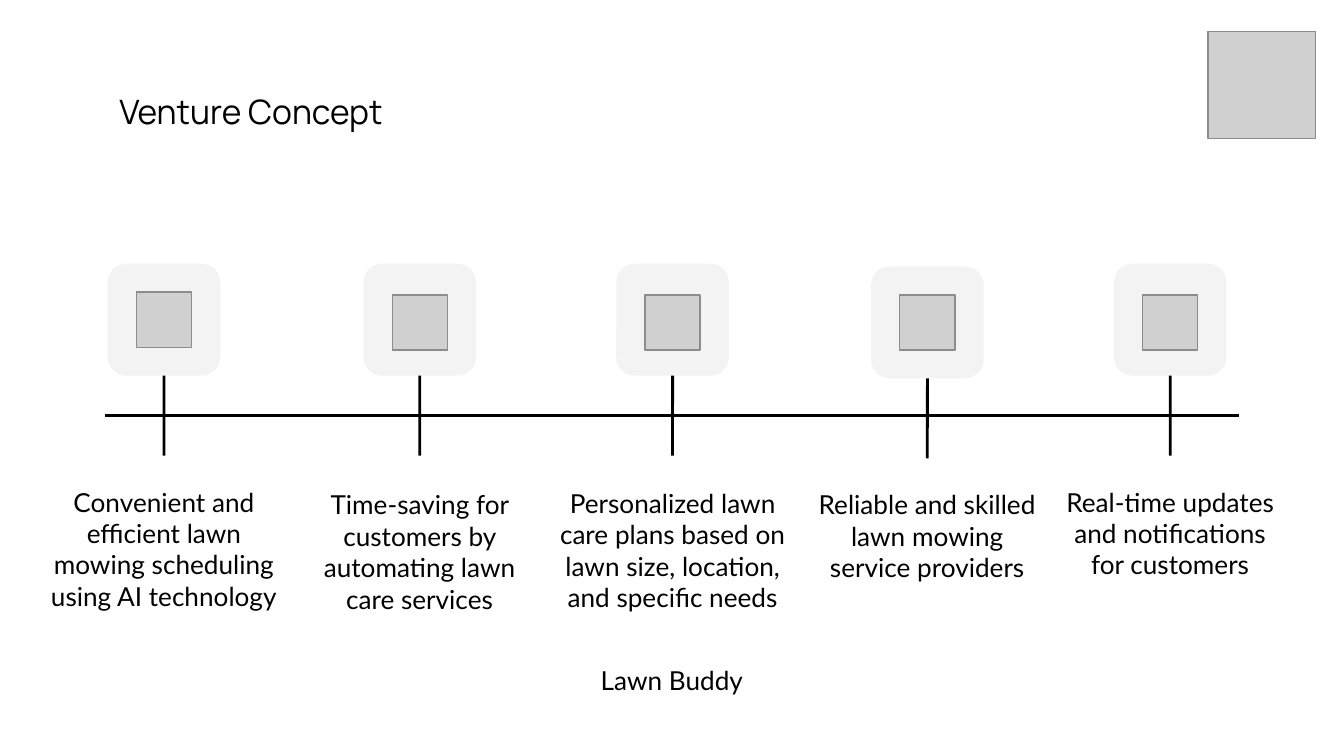
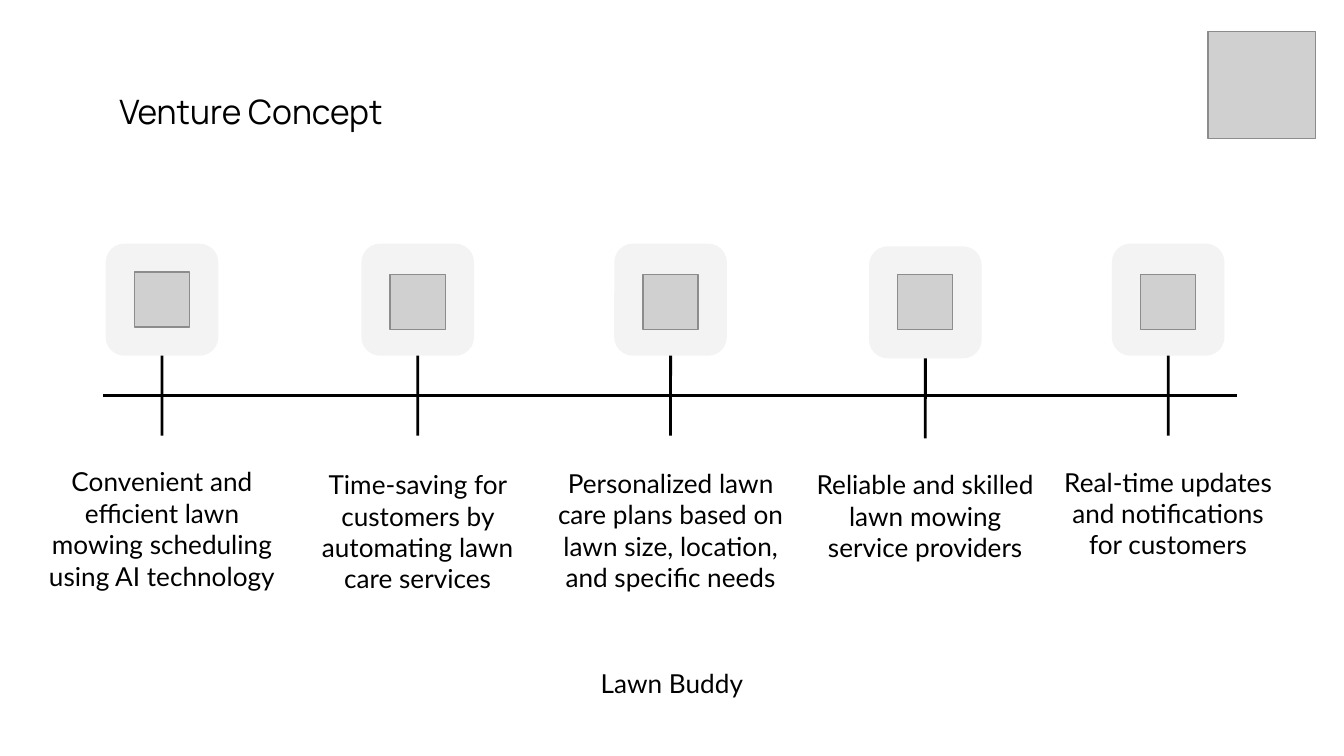
Before and after one commit to gasserahmed/VT-MIT, a slide deck: slide 2 of MGT5824-Tech-based Entrepreneurship/Assignments/Final Venture Concept Pitch/gasser18-final_pitch_slides.pptx. Drawn at 1344x756 pixels with LibreOffice and Linux fonts; fonts in the diff are those of the drawing; grey boxes stand for pictures. Boxes give left, top, right and bottom in pixels: in the first picture for what was removed or moved away, otherwise in the second. Text is boxed around its words. In the diff, an @@ line names an element or a change of style, - is before the commit and + after.

```diff
--- a/MGT5824-Tech-based Entrepreneurship/Assignments/Final Venture Concept Pitch/gasser18-final_pitch_slides.pptx
+++ b/MGT5824-Tech-based Entrepreneurship/Assignments/Final Venture Concept Pitch/gasser18-final_pitch_slides.pptx
@@ 5 lines, 3 pictures, 3 texts, 3 rounded rectangles moved together from (x1=51, y1=263, x2=1239, y2=612) to (x1=49, y1=243, x2=1236, y2=592) @@
@@ 2 pictures, 2 texts, 2 rounded rectangles, 1 line moved together from (x1=137, y1=263, x2=1274, y2=582) to (x1=134, y1=243, x2=1272, y2=562) @@
```
Also in this commit, not shown: 3 other slides changed, 6 slides added, 5 slides removed.
